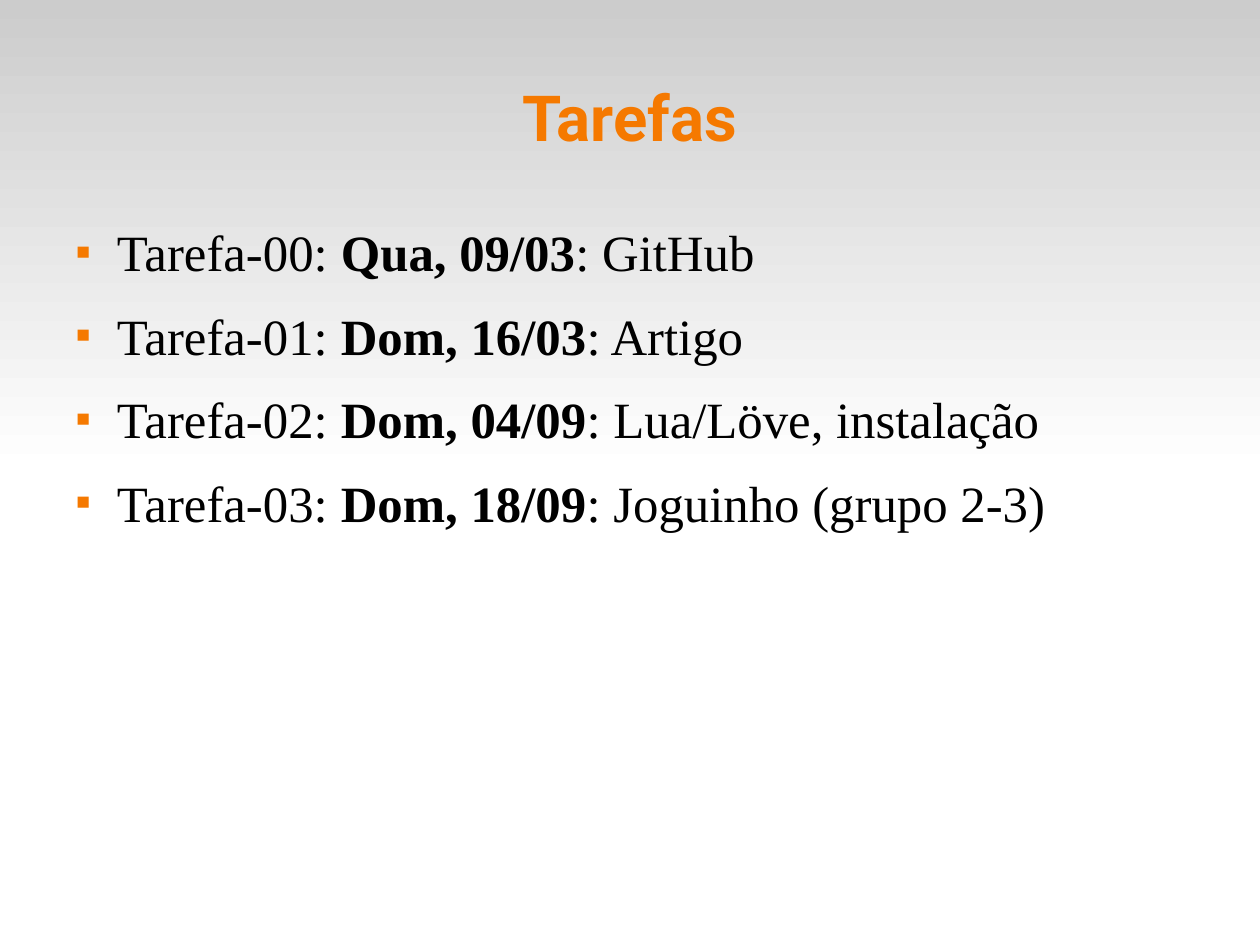
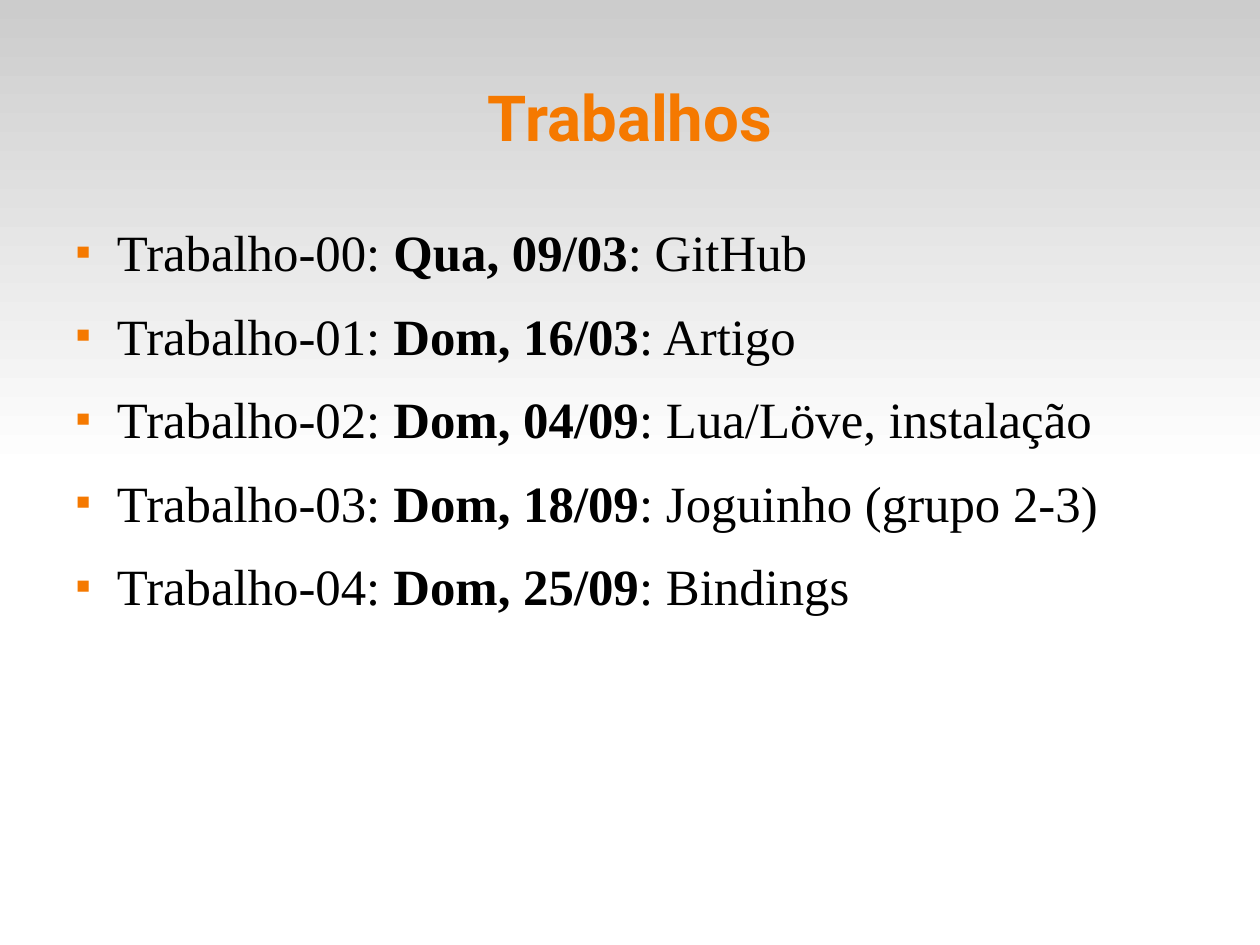
Before and after one commit to fsantanna-uerj/EDL, a slide deck: slide 4 of slides/edl-00.odp (slide 3 before the commit). Drawn at 1260x945 pixels with LibreOffice and Linux fonts; fonts in the diff are those of the drawing. Boxes give left, top, right and bottom in pixels: in the first picture for what was removed or moved away, otherwise in the second. Text is boxed around its words. In the diff, an @@ line names an element or a change of style, - is before the commit and + after.

Commit message:
(+) bindings

```diff
--- a/slides/edl-00.odp
+++ b/slides/edl-00.odp
@@ title at [488,93,772,142]: text changed @@
-Tarefas
+Trabalhos
@@ text at [117,235,1098,616]: text changed @@
-■ Tarefa-00: Qua, 09/03: GitHub
-■ Tarefa-01: Dom, 16/03: Artigo
-■ Tarefa-02: Dom, 04/09: Lua/Löve, instalação
-■ Tarefa-03: Dom, 18/09: Joguinho (grupo 2-3)
+■ Trabalho-00: Qua, 09/03: GitHub
+■ Trabalho-01: Dom, 16/03: Artigo
+■ Trabalho-02: Dom, 04/09: Lua/Löve, instalação
+■ Trabalho-03: Dom, 18/09: Joguinho (grupo 2-3)
+■ Trabalho-04: Dom, 25/09: Bindings
```
Also in this commit, not shown: 2 slides added, 17 other files.
